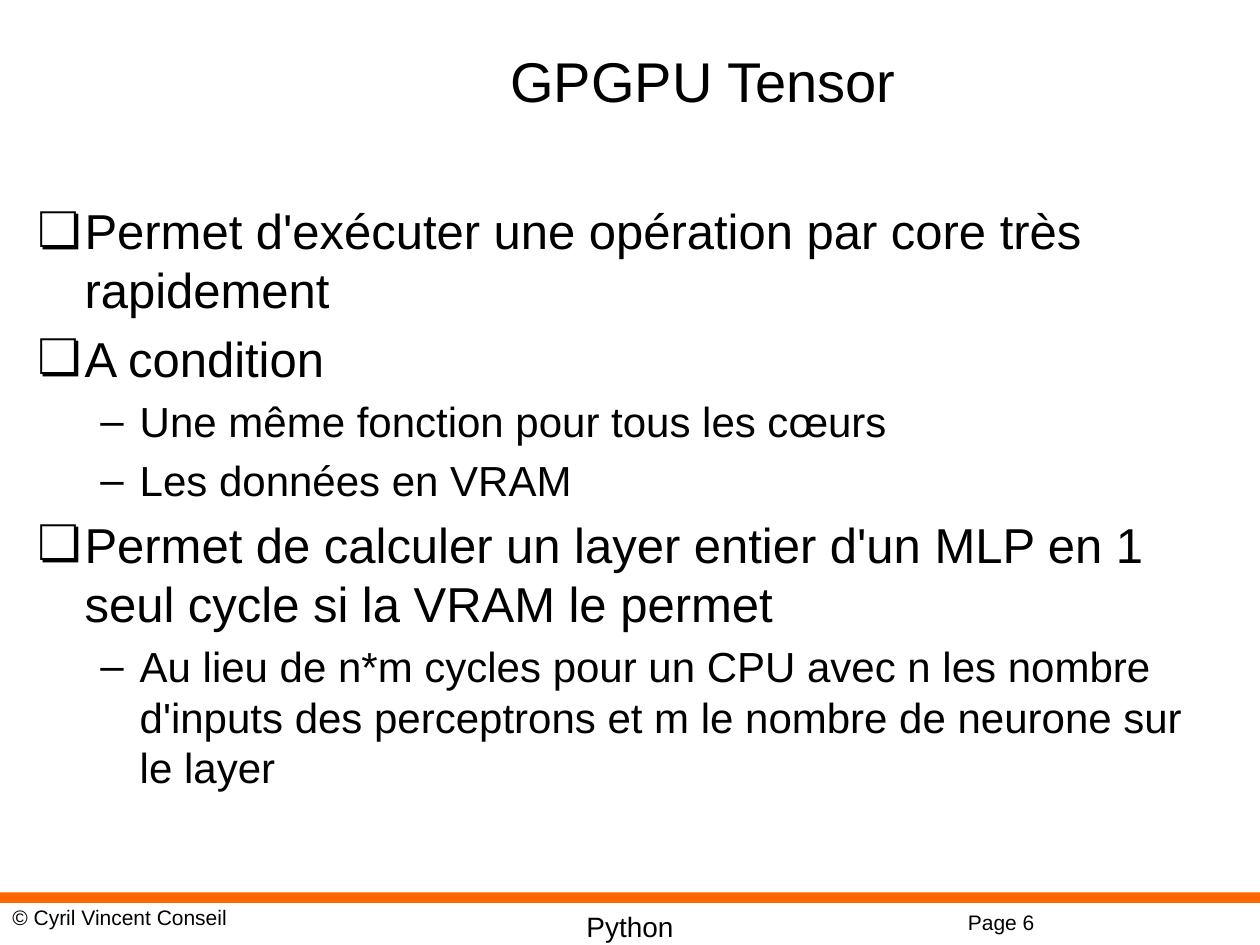
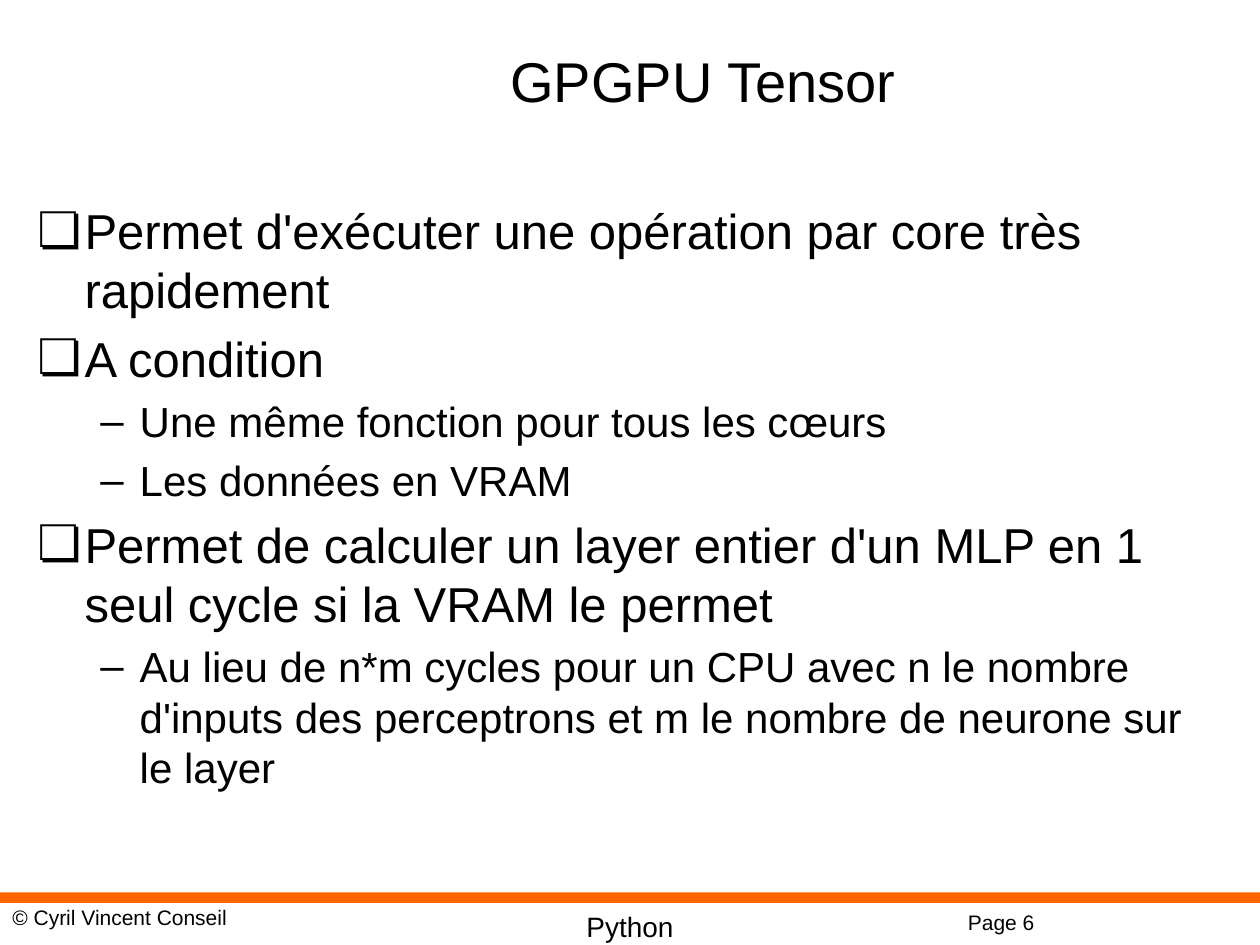
Before and after one commit to cyrilvincent/iot-ai, a slide deck: slide 6 of ppt/IoTAI19-TF-GPU.pptx. Drawn at 1260x945 pixels with LibreOffice and Linux fonts; fonts in the diff are those of the drawing; background and template pictures are left out. Boxes give left, top, right and bottom in pixels: in the first picture for what was removed or moved away, otherwise in the second. Text is boxed around its words. In the diff, an @@ line names an element or a change of style, - is before the commit and + after.

```diff
--- a/ppt/IoTAI19-TF-GPU.pptx
+++ b/ppt/IoTAI19-TF-GPU.pptx
@@ text at (140, 651, 1181, 792): text changed @@
-  – Au lieu de n*m cycles pour un CPU avec n les nombre d'inputs des perceptrons et m le nombre de neurone sur le layer
+  – Au lieu de n*m cycles pour un CPU avec n le nombre d'inputs des perceptrons et m le nombre de neurone sur le layer
```
Also in this commit, not shown: 1 other slide changed, 45 other files.
